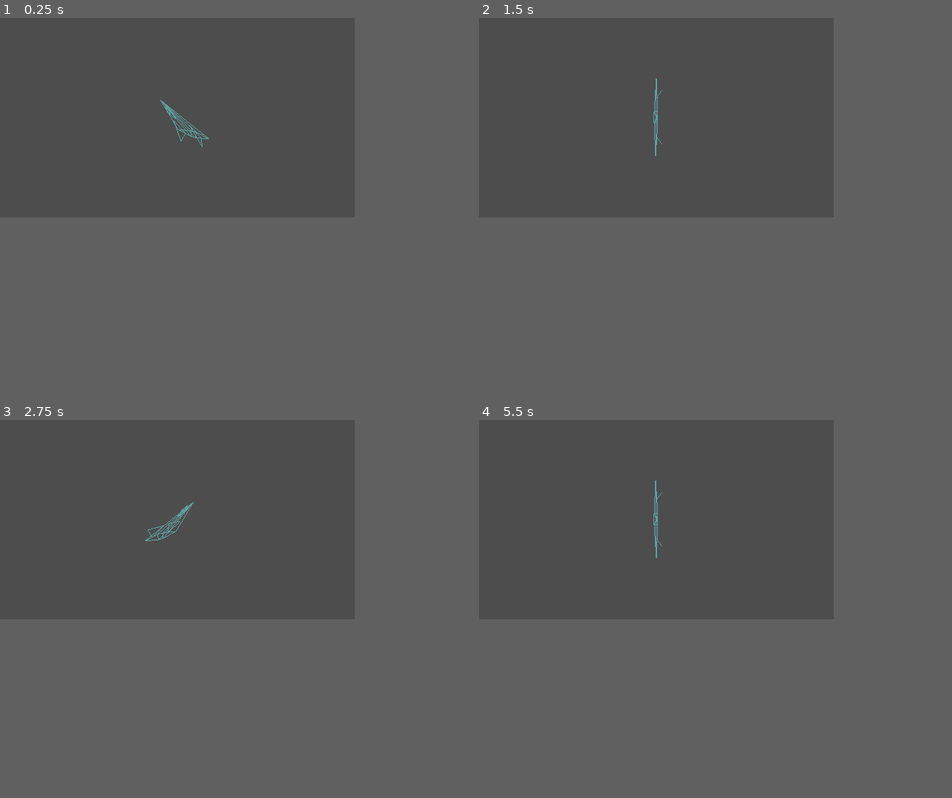
Above: before the commit, frames 1-4 (two rows, left to right).
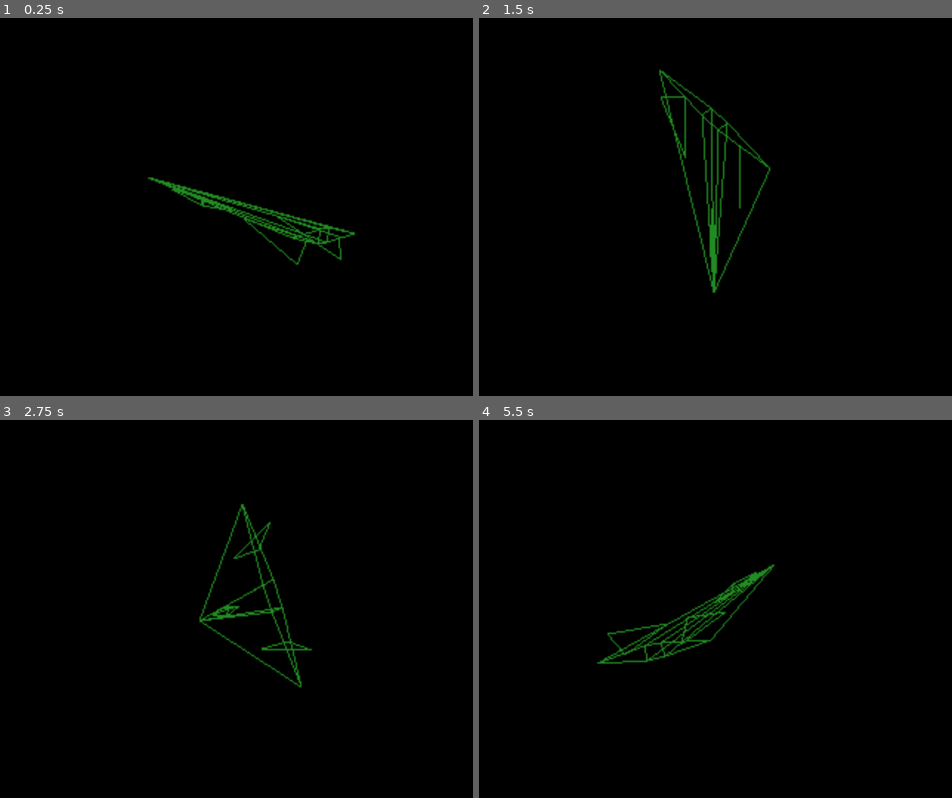
Above: after the commit, the same moments.

Repository: FlauschBert/GodotFox
Game: Godot game, scene res://main.tscn
Two runs of this game, one before a commit and one after it. Both use one fixed random seed, a clock stepped at 60 frames per second and the inputs below.
Inputs:
- Up to frame 1 (0.25 s): no input
- Up to frame 2 (1.5 s): no input
- Up to frame 3 (2.75 s): no input
- Up to frame 4 (5.5 s): no input
In our replay, the window is 480x270 before the commit and 640x512 after it. These sizes can differ from the game's own. Grey fills any space a smaller window leaves; there, only what the larger window draws over its background counts as a difference.

The runs differ from the first frame. In frame 1, 41% of the frame differs, in the area x 0-76%, y 0-66%; in frame 2, 40%; in frame 3, 40%; in frame 4, 41%, in the area x 0-75%, y 0-65%.

Commit message:
correct aspect ratio

Diff:
--- a/main.gd
+++ b/main.gd
@@ -1,8 +1,9 @@
-extends TextureRect
+extends Node2D
 
 @onready var _camera = $Camera3D
 
-const _screenSize: Vector2i = Vector2i(480, 270)
+# size of SubViewport
+const _screenSize: Vector2i = Vector2i(320, 256)
 
 var _linePnts: Array[int] = [
 	# RUMPF
@@ -55,14 +56,14 @@
 
 
 
-func rotate(pnt: Vector3, angles: Vector3) -> Vector3:
+func rotatePnt(pnt: Vector3, angles: Vector3) -> Vector3:
 	pnt = pnt.rotated(Vector3.RIGHT, deg_to_rad(angles.x))
 	pnt = pnt.rotated(Vector3.UP, deg_to_rad(angles.y))
 	pnt = pnt.rotated(Vector3.BACK, deg_to_rad(angles.z))
 	return pnt
 
 
-func projectAndMove(pnt: Vector3, projection: Projection, screenSize: Vector2i) -> Vector2i:
+func projectAndMovePnt(pnt: Vector3, projection: Projection, screenSize: Vector2i) -> Vector2i:
 	var pnt4 = Vector4(pnt.x, pnt.y, pnt.z, 0.0) * projection
 	return Vector2i(pnt4.x + screenSize.x/2.0, pnt4.y + screenSize.y/2.0)
 
@@ -88,15 +89,15 @@
 		var p2: Vector3 = nextPnt(index, _linePnts)
 		index += 3
 
-		p1 = rotate(p1, _angles)
-		p2 = rotate(p2, _angles)
+		p1 = rotatePnt(p1, _angles)
+		p2 = rotatePnt(p2, _angles)
 
-		var p1_2i: Vector2i = projectAndMove(p1, _projection, _screenSize)
-		var p2_2i: Vector2i = projectAndMove(p2, _projection, _screenSize)
+		var p1_2i: Vector2i = projectAndMovePnt(p1, _projection, _screenSize)
+		var p2_2i: Vector2i = projectAndMovePnt(p2, _projection, _screenSize)
 
-		draw_line(p1_2i, p2_2i, Color.CADET_BLUE)
+		draw_line(p1_2i, p2_2i, Color.FOREST_GREEN)
 
 
 func _process(_delta):
-	_angles += Vector3(1.0, 3.0, 2.0)
+	_angles += Vector3(1.0, 3.0, 2.0) * 0.5
 	queue_redraw()
--- a/main.tscn
+++ b/main.tscn
@@ -2,8 +2,26 @@
 
 [ext_resource type="Script" path="res://main.gd" id="1_40hb6"]
 
-[node name="TextureRect" type="TextureRect"]
+[node name="SubViewportContainer" type="SubViewportContainer"]
+anchors_preset = 15
+anchor_right = 1.0
+anchor_bottom = 1.0
+grow_horizontal = 2
+grow_vertical = 2
+stretch = true
+stretch_shrink = 2
+
+[node name="SubViewport" type="SubViewport" parent="."]
+handle_input_locally = false
+size = Vector2i(320, 256)
+render_target_update_mode = 4
+
+[node name="Node2D" type="Node2D" parent="SubViewport"]
 script = ExtResource("1_40hb6")
 
-[node name="Camera3D" type="Camera3D" parent="."]
+[node name="Camera3D" type="Camera3D" parent="SubViewport/Node2D"]
+projection = 1
+fov = 40.0
+size = 1.2
+near = 10.0
 far = 1000.0
--- a/project.godot
+++ b/project.godot
@@ -17,5 +17,9 @@
 
 [display]
 
-window/size/viewport_width=480
-window/size/viewport_height=270
+window/size/viewport_width=640
+window/size/viewport_height=512
+
+[rendering]
+
+environment/defaults/default_clear_color=Color(0, 0, 0, 1)
